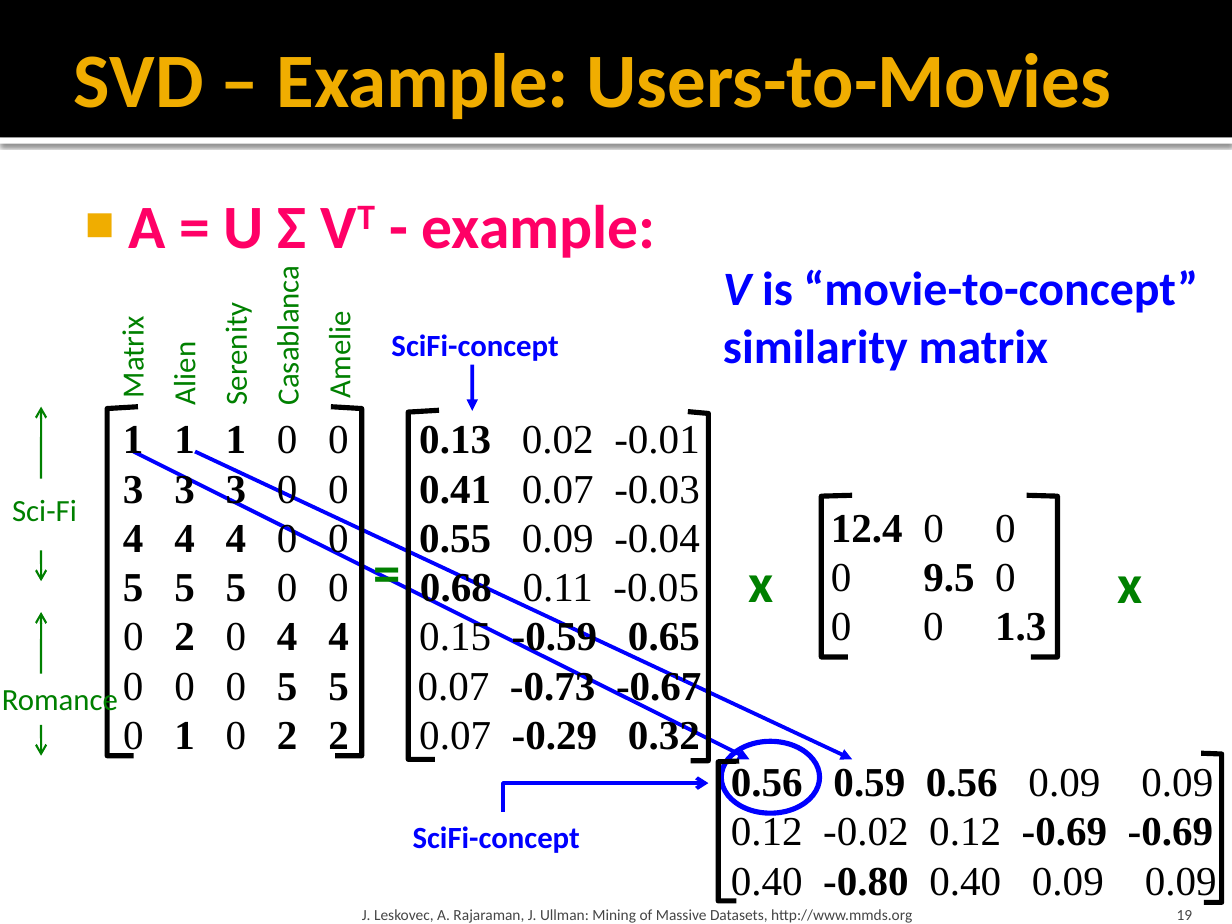
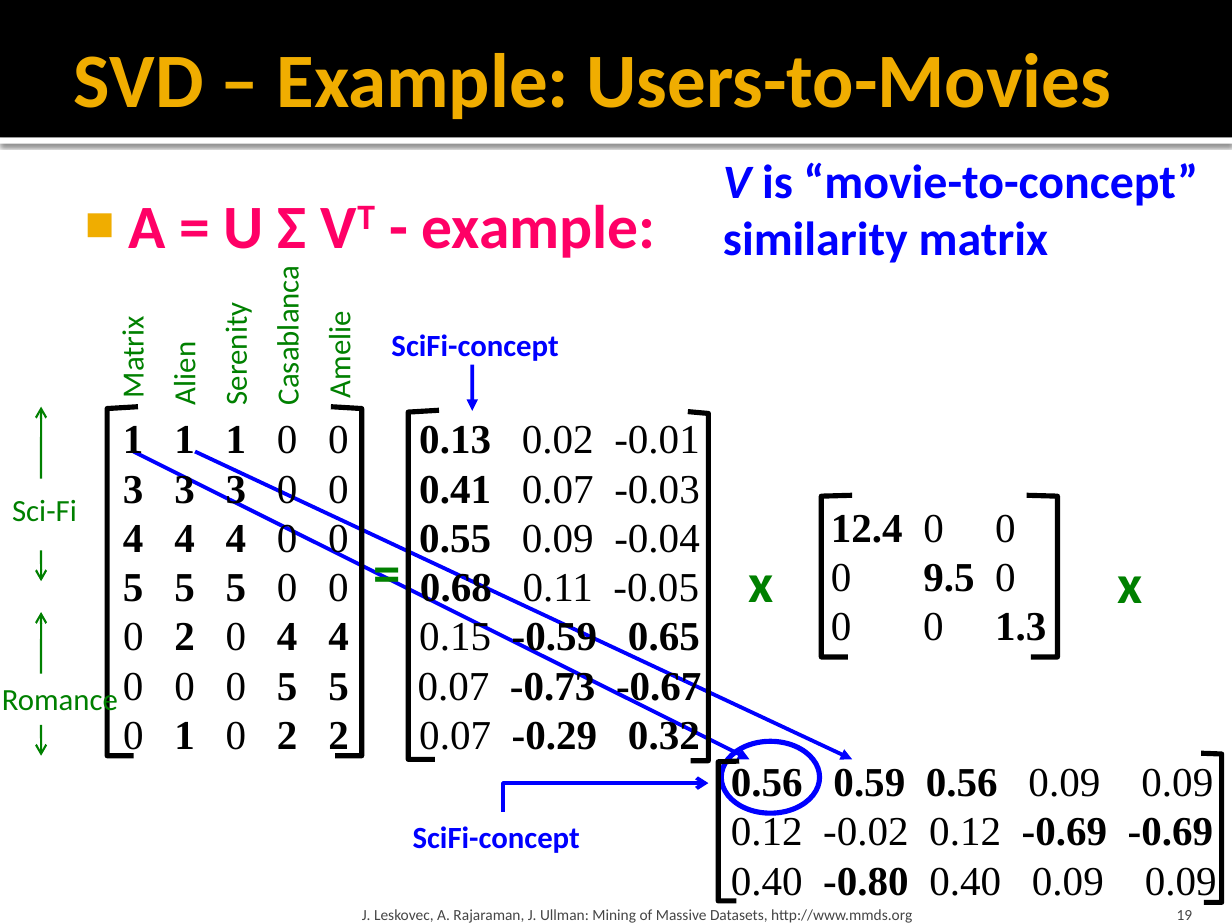
Before and after one commit to ale66/learn-datascience, a slide deck: slide 19 of week-5/latent_dimensions/latent_dimensions-mmds-11.pptx. Drawn at 1232x924 pixels with LibreOffice and Linux fonts; fonts in the diff are those of the drawing. Boxes give left, top, right and bottom in pixels: in the first picture for what was removed or moved away, otherwise in the second. Text is boxed around its words. In the diff, an @@ line names an element or a change of style, - is before the commit and + after.

```diff
--- a/week-5/latent_dimensions/latent_dimensions-mmds-11.pptx
+++ b/week-5/latent_dimensions/latent_dimensions-mmds-11.pptx
@@ text "V is “movie-to-concept”": place and size @@
-text "V is “movie-to-concept”" at bbox=[723, 269, 1198, 371]
+text "V is “movie-to-concept”" at bbox=[723, 162, 1198, 263]
```
Also in this commit, not shown: 1 other slide changed, 3 other files.
